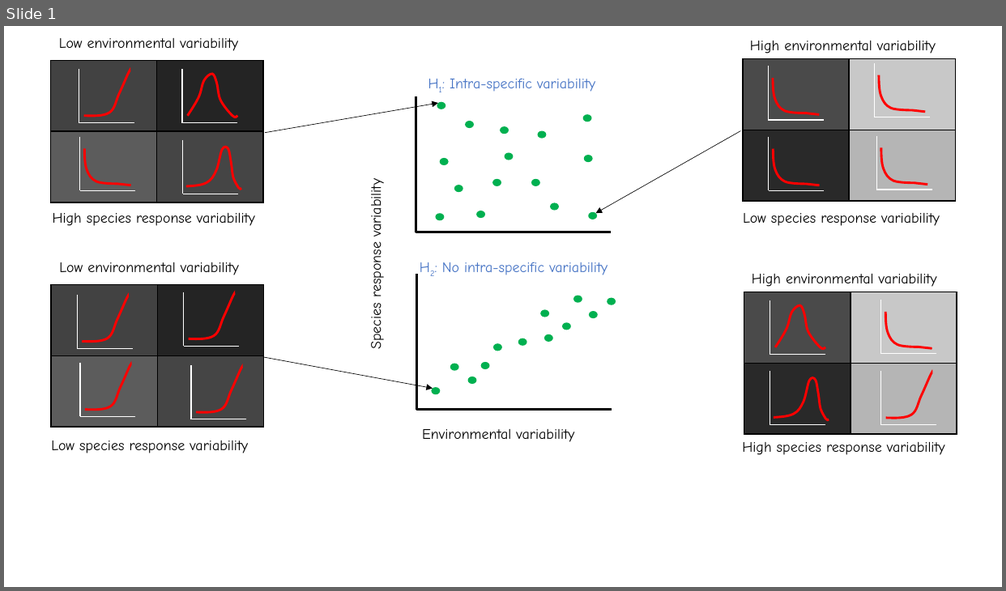
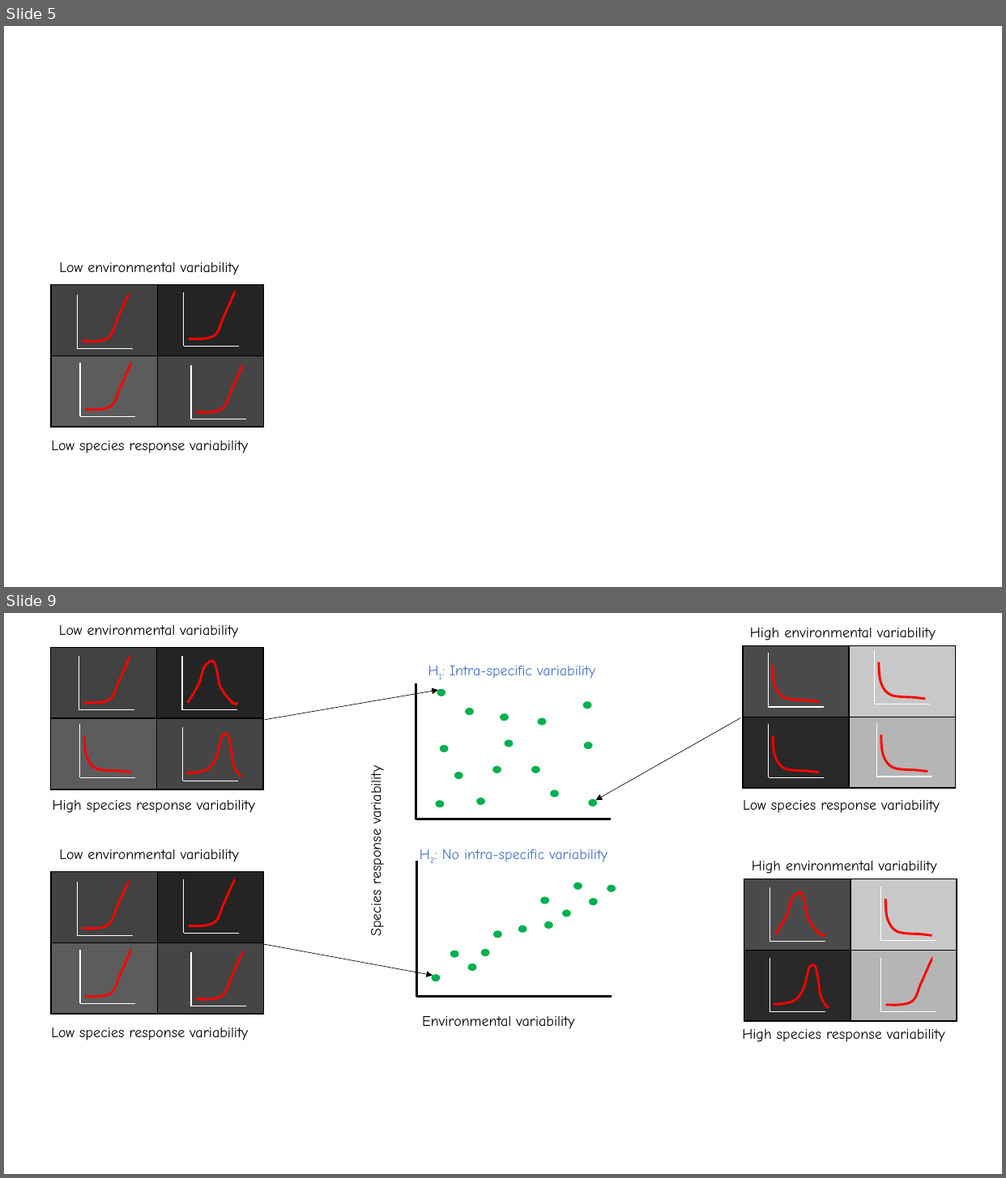
Before and after one commit to coreytcallaghan/intra_specific_urban_tolerance, a slide deck: Figures/conceptual_figure.pptx. Shown one above the other, each under a label of ours: slide 1 before the commit, slides 5 and 9 after it; the slides between them are not shown. The pictures are 1006x591 and 1006x1178 pixels, drawn with LibreOffice and Linux fonts; fonts in the diff are those of the drawing. Boxes give left, top, right and bottom in pixels: in the first picture for what was removed or moved away, otherwise in the second. Text is boxed around its words. In the diff, an @@ line names an element or a change of style, - is before the commit and + after.

```diff
--- a/Figures/conceptual_figure.pptx
+++ b/Figures/conceptual_figure.pptx
@@ slide 5 added at <box>4,26,1002,587</box>, background #FFFFFF @@
@@ group added at <box>51,263,264,454</box>: 8 lines, 4 rectangles, 4 freeform shapes, 2 texts @@
+Low environmental variability
+Low species response variability
@@ what was slide 1 is now slide 9 @@
```
Also in this commit, not shown: 17 other slides added, 18 other files.
